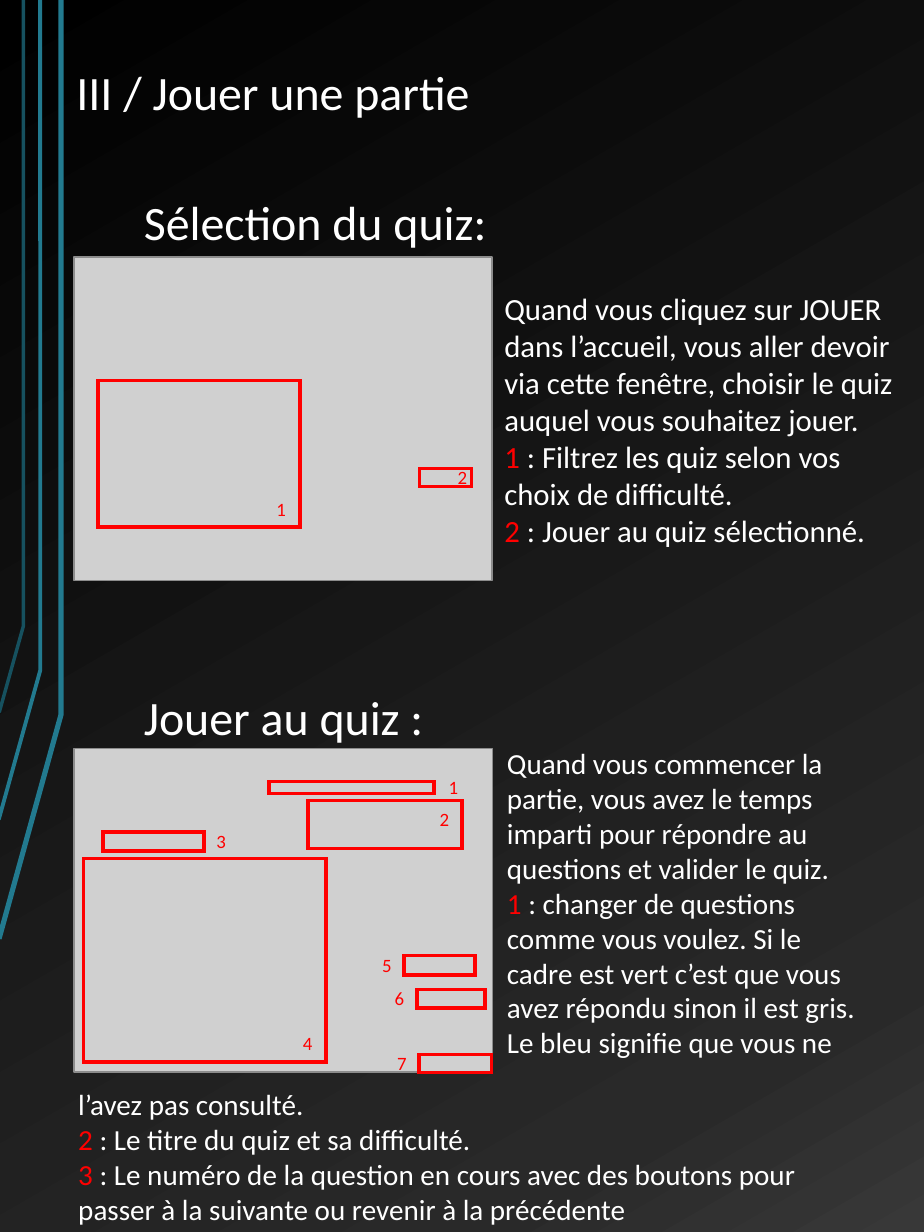
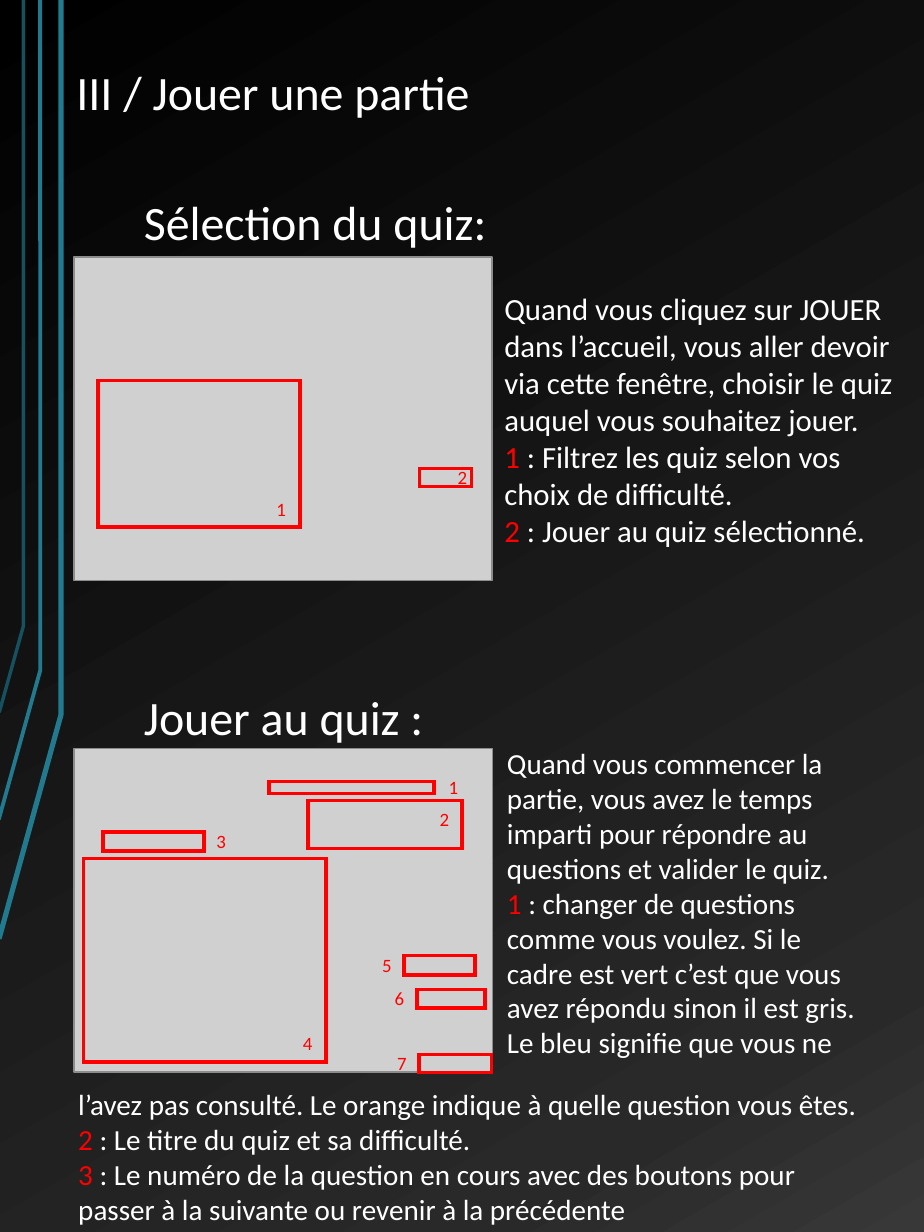
Before and after one commit to LordAlbas/warquiz, a slide deck: slide 5 of Docs/manuel utilisateur WQ.pptx. Drawn at 924x1232 pixels with LibreOffice and Linux fonts; fonts in the diff are those of the drawing; grey boxes stand for pictures. Boxes give left, top, right and bottom in pixels: in the first picture for what was removed or moved away, otherwise in the second. Text is boxed around its words. In the diff, an @@ line names an element or a change of style, - is before the commit and + after.

```diff
--- a/Docs/manuel utilisateur WQ.pptx
+++ b/Docs/manuel utilisateur WQ.pptx
@@ text at (x1=78, y1=1094, x2=856, y2=1120): text changed @@
-l’avez pas consulté.
+l’avez pas consulté. Le orange indique à quelle question vous êtes.
```
Also in this commit, not shown: 4 other slides changed, 1 other file.
